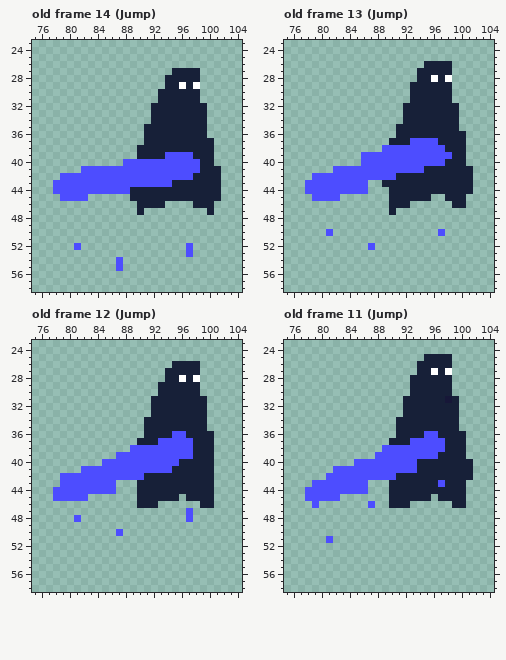
File history of a pixel-art file, assets/sprites/four.aseprite. That is the earlier state.
128x64 pixels, 68 frames. Shown: old frame 14 (Jump): x 75..104, y 23..58; old frame 13 (Jump): x 75..104, y 23..58; old frame 12 (Jump): x 75..104, y 23..58; old frame 11 (Jump): x 75..104, y 23..58. The old version is drawn lined up with the new one, on the new canvas. The commit also changed other frames, which this record leaves out.
Now the later version:
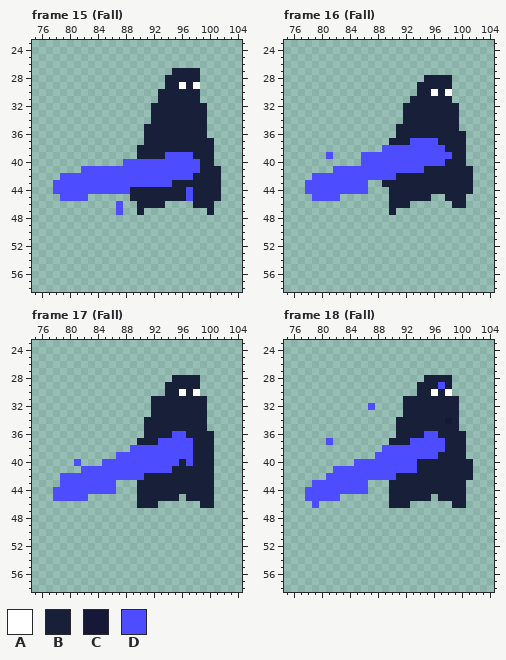
Palette (. is transparent): A #ffffff  B #172038  C #171738  D #4d4dff
A new or re-ordered frame is compared with the old frame closest to it.
From old to new:
canvas 128x64 -> 192x64, the old top-left corner now at 64,0
frames 68 -> 75
Frame 15 (Fall) is new; against old frame 14 (Jump):
Colour D is added in rows 46 to 47 at x 87.
Colour D replaces colour B in rows 44 to 45 at x 97.
The edit erases colour D in row 52 at x 81 and 97; in row 53 at x 97; in rows 54 to 55 at x 87.
Frame 16 (Fall) is new; against old frame 13 (Jump):
Colour A replaces colour B in row 30 at x 96 and 98.
Colour B replaces colour A in row 28 at x 96 and 98.
Colour D is added in row 39 at x 81.
The edit erases colour B in row 26 at x 95 to 98; in row 27 at x 94 to 98; in row 28 at x 94; in rows 29 to 30 at x 93.
The edit erases colour D in row 50 at x 81 and 97; in row 52 at x 87.
Frame 17 (Fall) is new; against old frame 12 (Jump):
Colour A replaces colour B in row 30 at x 96 and 98.
Colour B replaces colour A in row 28 at x 96 and 98.
Colour D is added in row 40 at x 81.
Colour D replaces colour B in row 40 at x 97.
The edit erases colour B in row 26 at x 95 to 98; in row 27 at x 94 to 98; in row 28 at x 94; in rows 29 to 30 at x 93.
The edit erases colour D in row 47 at x 97; in row 48 at x 81 and 97; in row 50 at x 87.
Frame 18 (Fall) is new; against old frame 11 (Jump):
Colour A replaces colour B in row 30 at x 96 and 98.
Colour B replaces colour C in row 31 at x 98.
Colour B replaces colour D in row 43 at x 97.
Colour C replaces colour B in row 34 at x 98.
Colour D is added in row 32 at x 87; in row 37 at x 81.
Colour D replaces colour B in row 29 at x 97.
The edit erases colour A in row 27 at x 96 and 98.
The edit erases colour B in row 25 at x 95 to 98; in row 26 at x 94 to 98; in row 27 at x 94 to 95 and 97; in row 28 at x 93 to 94; in rows 29 to 30 at x 93.
The edit erases colour D in row 46 at x 87; in row 51 at x 81.
